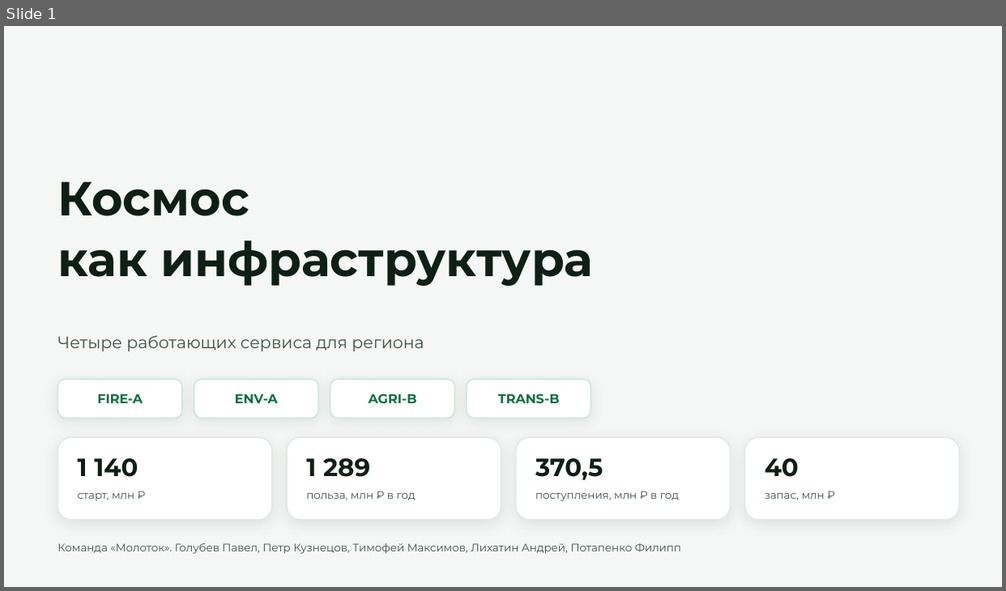
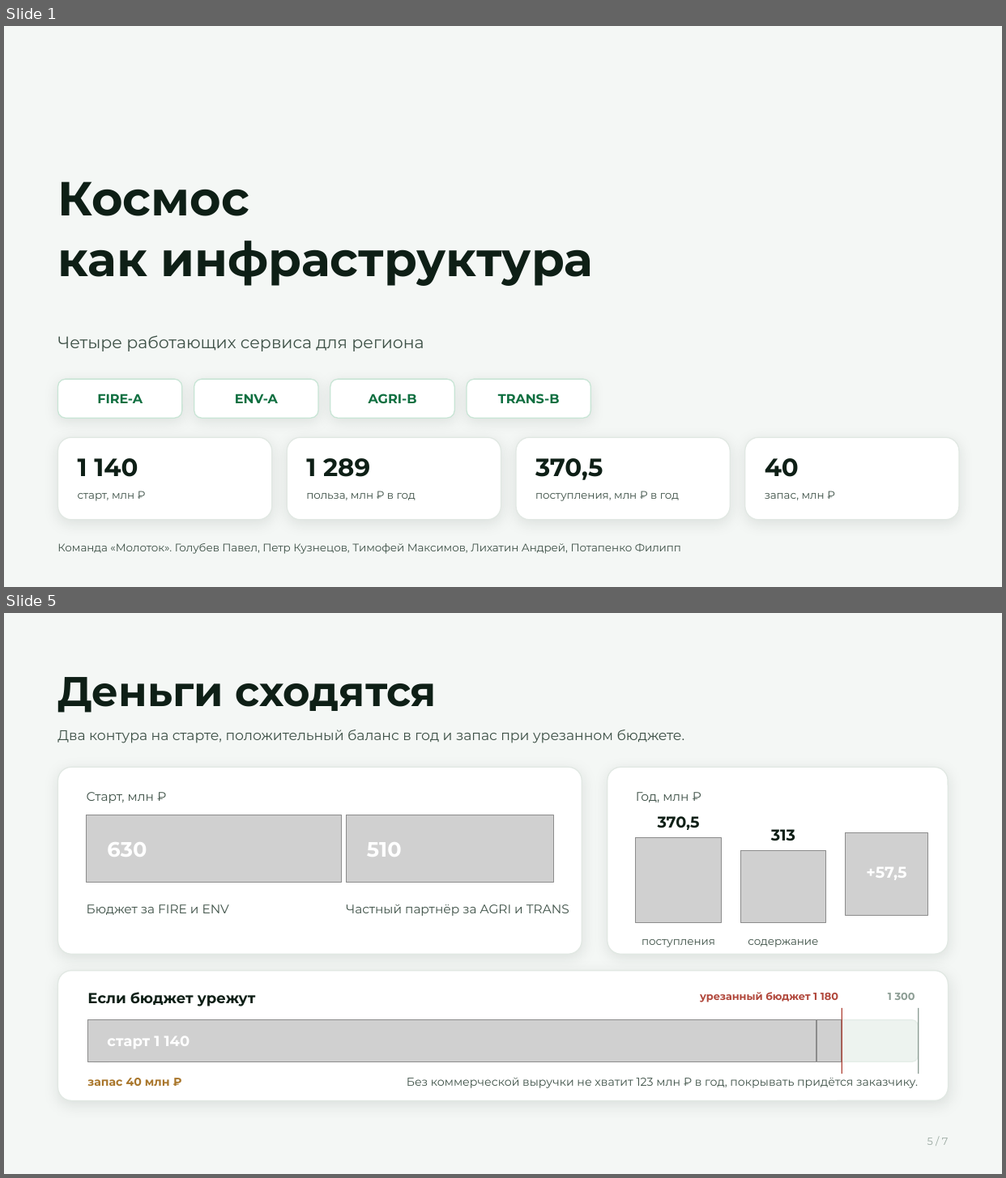
Before and after one commit to pmixay/hackathon-1109, a slide deck: docs/presentation/kosmo-deck.pptx. Shown one above the other, each under a label of ours: slide 1 before the commit, slides 1 and 5 after it; the slides between them are not shown. The pictures are 1006x591 and 1006x1178 pixels, drawn with LibreOffice and Linux fonts; fonts in the diff are those of the drawing; grey boxes stand for pictures; background and template pictures are left out. Boxes give left, top, right and bottom in pixels: in the first picture for what was removed or moved away, otherwise in the second. Text is boxed around its words. In the diff, an @@ line names an element or a change of style, - is before the commit and + after.

```diff
--- a/docs/presentation/kosmo-deck.pptx
+++ b/docs/presentation/kosmo-deck.pptx
@@ slide 5 added at (4, 613, 1002, 1174), background #F4F7F5 @@
@@ text added at (57, 677, 437, 713), 40 pt, text #0E1F16, bold @@
+Деньги сходятся
@@ text added at (57, 730, 685, 743), 13.5 pt, text #3E5147 @@
+Два контура на старте, положительный баланс в год и запас при урезанном бюджете.
@@ rounded rectangle added at (58, 767, 582, 954), fill #FFFFFF, outline #E1E8E3 1 pt @@
@@ rounded rectangle added at (607, 767, 948, 954), fill #FFFFFF, outline #E1E8E3 1 pt @@
@@ text added at (87, 792, 154, 803), 12 pt, text #3E5147 @@
+Старт, млн ₽
@@ text added at (636, 792, 688, 803), 12 pt, text #3E5147 @@
+Год, млн ₽
@@ picture added at (87, 815, 342, 883) @@
@@ picture added at (346, 815, 553, 883) @@
@@ text added at (658, 816, 700, 830), 15 pt, text #0E1F16, bold @@
+370,5
@@ text added at (771, 829, 795, 841), 15 pt, text #0E1F16, bold @@
+313
@@ text added at (107, 842, 147, 857), 20 pt, text #FFFFFF, bold @@
+630
@@ text added at (367, 842, 402, 857), 20 pt, text #FFFFFF, bold @@
+510
@@ picture added at (636, 837, 721, 923) @@
@@ picture added at (740, 851, 826, 923) @@
@@ picture added at (846, 833, 928, 915) @@
@@ text added at (866, 867, 906, 880), 15 pt, text #FFFFFF, bold @@
++57,5
@@ text added at (87, 905, 229, 915), 12 pt, text #3E5147 @@
+Бюджет за FIRE и ENV
@@ text added at (346, 905, 569, 916), 12 pt, text #3E5147 @@
+Частный партнёр за AGRI и TRANS
@@ text added at (641, 939, 715, 948), 10.5 pt, text #3E5147 @@
+поступления
@@ text added at (748, 939, 818, 948), 10.5 pt, text #3E5147 @@
+содержание
@@ rounded rectangle added at (58, 971, 948, 1101), fill #FFFFFF, outline #E1E8E3 1 pt @@
@@ text added at (87, 992, 256, 1007), 14 pt, text #0E1F16, bold @@
+Если бюджет урежут
@@ text added at (700, 992, 838, 1003), 10 pt, text #B1483C, bold @@
+урезанный бюджет 1 180
@@ text added at (888, 993, 915, 1000), 10 pt, text #8D9E95, bold @@
+1 300
@@ rounded rectangle added at (88, 1020, 918, 1063), fill #EDF3EF, outline #E4EDE7 1 pt @@
@@ picture added at (88, 1020, 816, 1063) @@
@@ picture added at (818, 1020, 842, 1063) @@
@@ rectangle added at (842, 1008, 842, 1074), fill #B1483C @@
@@ rectangle added at (918, 1008, 918, 1074), fill #8D9E95 @@
@@ text added at (107, 1037, 190, 1049), 14 pt, text #FFFFFF, bold @@
+старт 1 140
@@ text added at (87, 1078, 170, 1086), 11 pt, text #A9762B, bold @@
+запас 40 млн ₽
@@ text added at (407, 1078, 918, 1088), 11 pt, text #3E5147 @@
+Без коммерческой выручки не хватит 123 млн ₽ в год, покрывать придётся заказчику.
@@ text added at (927, 1138, 948, 1145), 10 pt, text #9BAAA2 @@
+5 / 7
```
Also in this commit, not shown: 8 slides changed, 1 other slide added, 3 slides removed, 23 other files.
